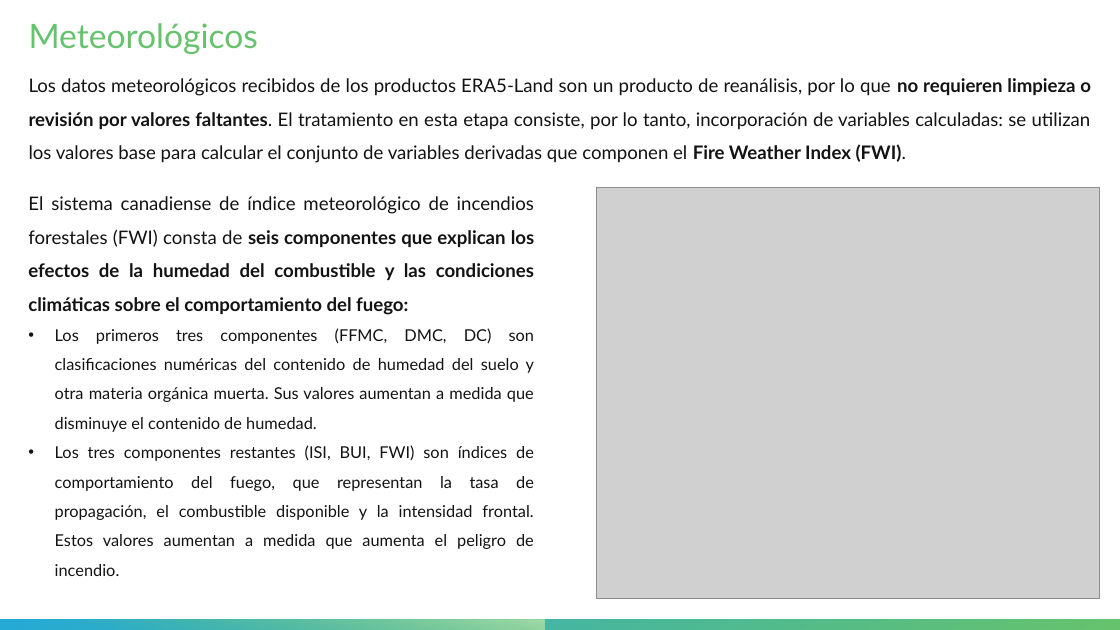
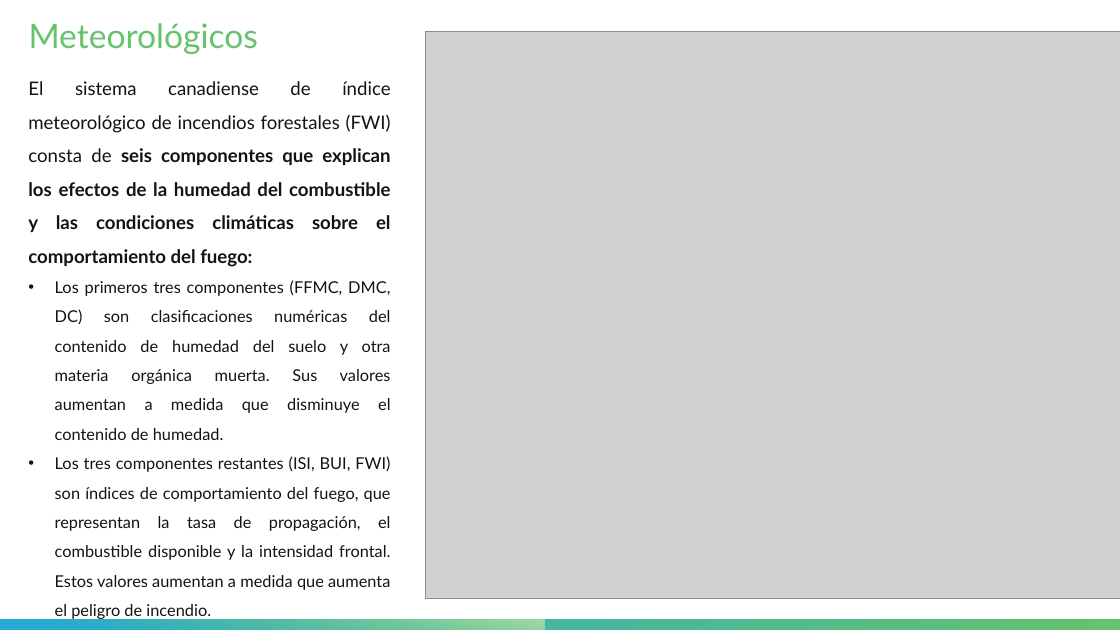
Before and after one commit to HunterCitto/199---Seminario-Final, a slide deck: slide 13 of docs/Entregas/Presentación/Incendios forestales de la Patagonia Andina - Pública.pptx (slide 15 before the commit). Drawn at 1120x630 pixels with LibreOffice and Linux fonts; fonts in the diff are those of the drawing; grey boxes stand for pictures. Boxes give left, top, right and bottom in pixels: in the first picture for what was removed or moved away, otherwise in the second. Text is boxed around its words. In the diff, an @@ line names an element or a change of style, - is before the commit and + after.

```diff
--- a/docs/Entregas/Presentación/Incendios forestales de la Patagonia Andina - Pública.pptx
+++ b/docs/Entregas/Presentación/Incendios forestales de la Patagonia Andina - Pública.pptx
@@ picture: place and size @@
-picture at (597,187,1100,599)
+picture at (425,31,1120,599)
@@ text "El sistema canadiense de índice ..." rewrapped from (28,196,534,549) to (28,81,391,590) @@
@@ text removed at (29,78,1091,163) @@
-Los datos meteorológicos recibidos de los productos ERA5-Land son un producto de reanálisis, por lo que no requieren limpieza o revisión por valores faltantes. El tratamiento en esta etapa consiste, por lo tanto, incorporación de variables calculadas: se utilizan los valores base para calcular el conjunto de variables derivadas que componen el Fire Weather Index (FWI).
```
Also in this commit, not shown: 7 other slides changed, 9 slides added, 8 slides removed, 7 other files.
